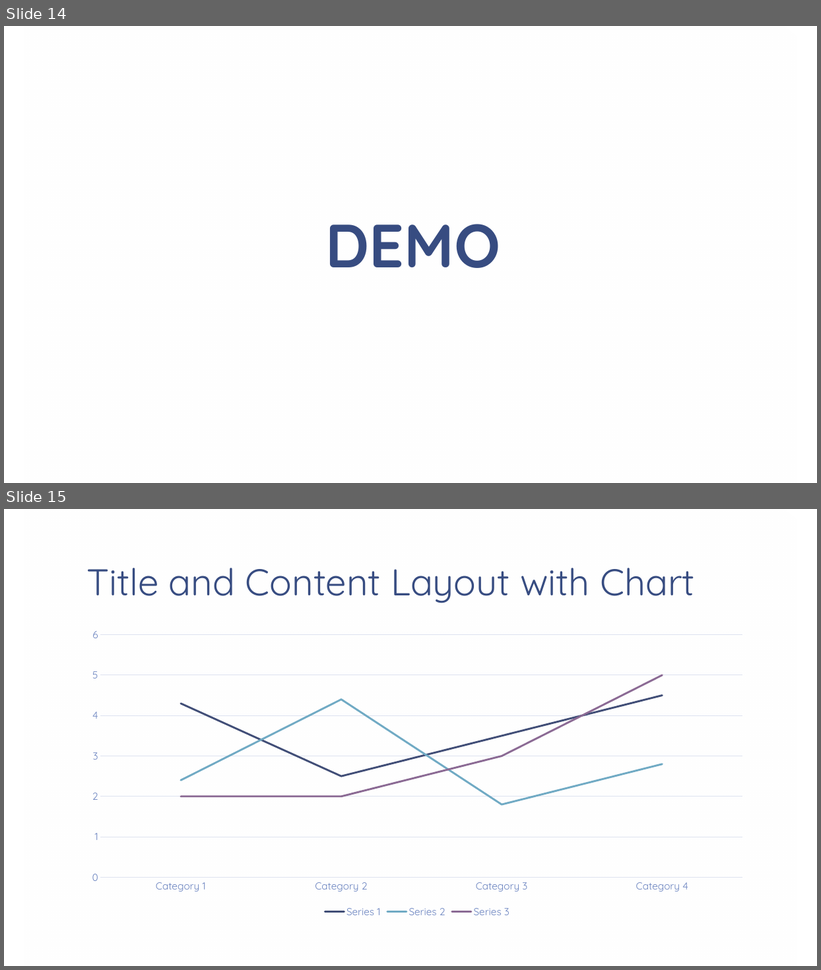
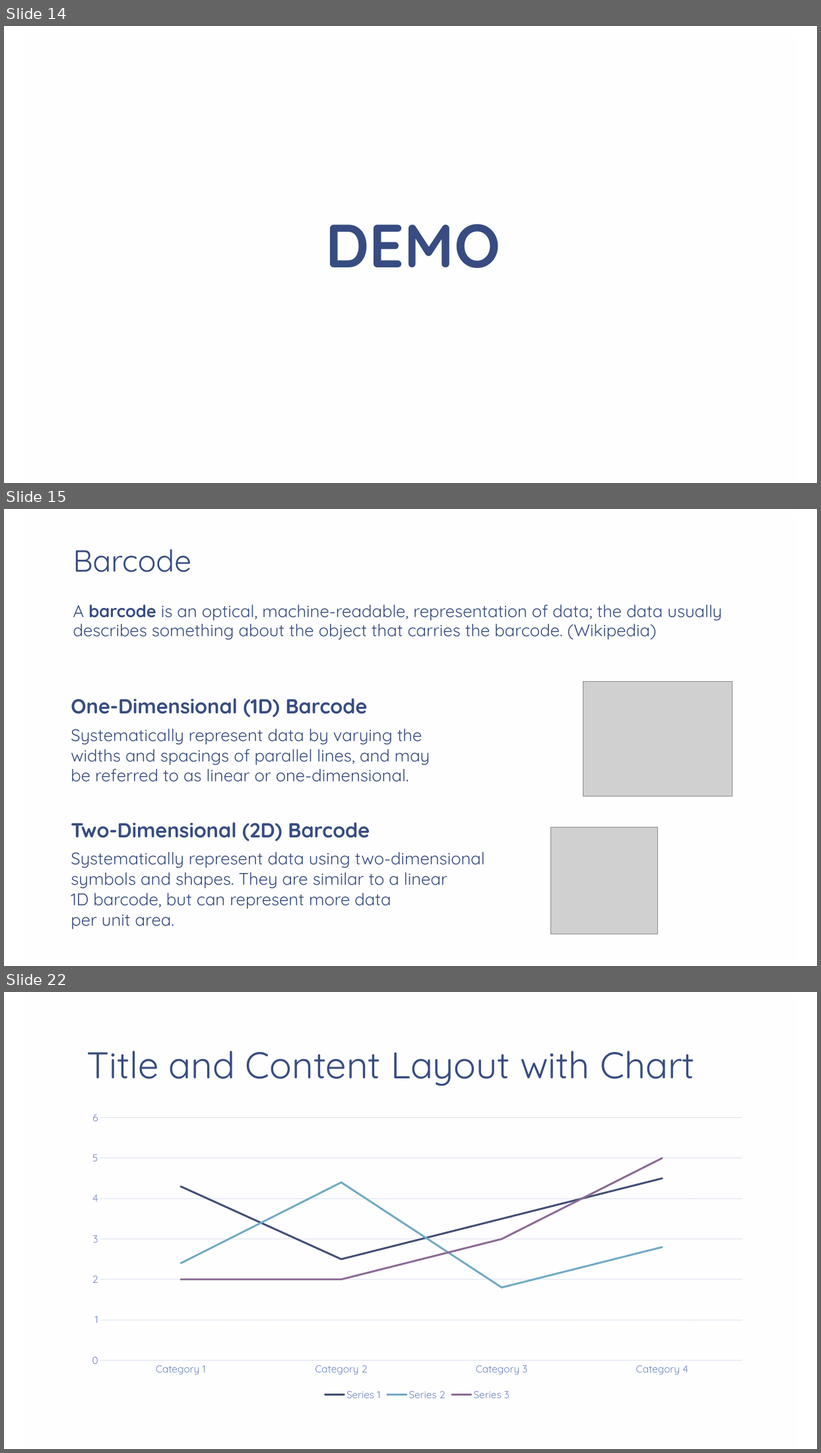
Before and after one commit to cfclick/CFSummit2016, a slide deck: powerpoint/SmartPDF/Don't Just PDF.pptx. Shown one above the other, each under a label of ours: slides 14 and 15 before the commit, slides 14, 15 and 22 after it; the slides between them are not shown. The pictures are 821x970 and 821x1453 pixels, drawn with LibreOffice and Linux fonts; fonts in the diff are those of the drawing; grey boxes stand for pictures; background and template pictures are left out. Boxes give left, top, right and bottom in pixels: in the first picture for what was removed or moved away, otherwise in the second. Text is boxed around its words. In the diff, an @@ line names an element or a change of style, - is before the commit and + after.

Commit message:
barcode work started

```diff
--- a/powerpoint/SmartPDF/Don't Just PDF.pptx
+++ b/powerpoint/SmartPDF/Don't Just PDF.pptx
@@ slide 15 added at <box>4,509,817,966</box>, background picture (left out); not listed: 1 template element that a slide beside it also shows @@
@@ title added at <box>73,549,191,572</box>, 36 pt, text #374C81 @@
+Barcode
@@ text added at <box>73,605,722,640</box>, 20 pt, text #374C81 @@
+A barcode is an optical, machine-readable, representation of data; the data usually describes something about the object that carries the barcode. (Wikipedia)
@@ picture added at <box>583,682,733,796</box> @@
@@ text added at <box>71,698,368,718</box>, 24 pt, text #374C81, bold @@
+One-Dimensional (1D) Barcode
@@ text added at <box>71,729,430,782</box>, 20 pt, text #374C81 @@
+Systematically represent data by varying the
+widths and spacings of parallel lines, and may
+be referred to as linear or one-dimensional.
@@ text added at <box>71,823,370,842</box>, 24 pt, text #374C81, bold @@
+Two-Dimensional (2D) Barcode
@@ picture added at <box>551,828,658,935</box> @@
@@ text added at <box>71,852,485,929</box>, 20 pt, text #374C81 @@
+Systematically represent data using two-dimensional
+symbols and shapes. They are similar to a linear
+1D barcode, but can represent more data
+per unit area.
@@ what was slide 15 is now slide 22 @@
```
Also in this commit, not shown: 6 other slides added, 10 other files.
